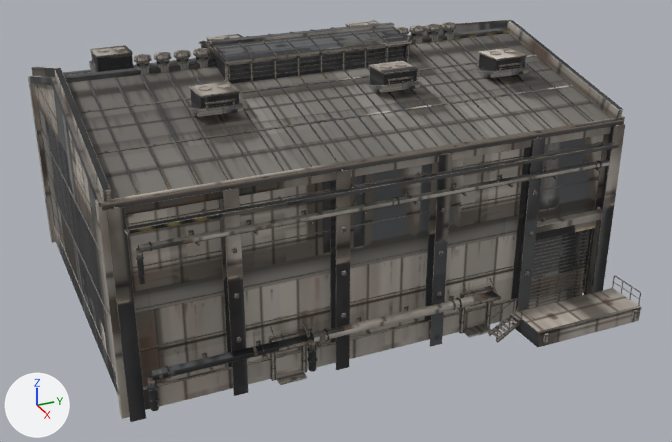
A saved change to the glTF model Scene3D/assets/parts-colony/shedSegment.glb.
Before and after are seen from a 50 mm lens placed at (62.7, -25.8, 35.1), pointed at (3.6, 0.8, 5.5). Arrows for +X, +Y and +Z are at lower left; the lights stay in place. The older version comes first. Vertices at exactly the same position are counted once.

Script lines for the objects in view, before the commit:
```python
me_shedsegment = bpy.data.meshes.new('shedSegment')
me_shedsegment.from_pydata(...)  # 8409 vertices, 12704 faces; spans x -15.4..18.0, y -18.4..18.9, z -0.3..19.4
me_shedsegment.materials.append(mat_colony_shedsegment)
ob_shedsegment = bpy.data.objects.new('shedSegment', me_shedsegment)
ob_shedsegment.location = (0.0, 0.0, 0.0)
```
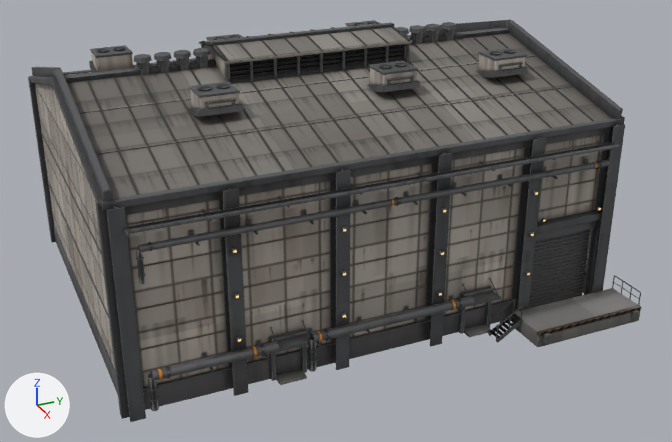
Boxes [x1, y1, x2, y2] around the edits, measured in the pictures (672 x 442 px):
part 1 of me_shedsegment, cut back
    before: [106, 124, 625, 422]
part 2 of me_shedsegment, surface changed
    both: [28, 20, 641, 419]

The change, as a diff of the scene's bpy script:
```diff
--- a/Scene3D/assets/parts-colony/shedSegment.glb.py
+++ b/Scene3D/assets/parts-colony/shedSegment.glb.py
@@ me_shedsegment @@
 # used by ob_shedsegment; location = (0.0, 0.0, 0.0)
-me_shedsegment.from_pydata(...)  # 8409 vertices, 12704 faces; spans x -15.4..18.0, y -18.4..18.9, z -0.3..19.4
+me_shedsegment.from_pydata(...)  # 8300 vertices, 12524 faces; spans x -15.4..18.0, y -18.4..18.9, z -0.3..19.4
+# me_shedsegment part 1: 8 vertices moved within x -13.6..13.6, y -18.0..18.0, z 0.0; 116 vertices removed from x -14.5..14.5, y -18.0..18.0, z 0.0..14.3; 7 vertices added at x -13.6..13.6, y -18.0..18.0, z 14.3..16.7
+# me_shedsegment part 2: 12176 kept faces spanning x -15.4..18.0, y -18.4..18.9, z -0.3..19.4 get new texture (UV) coordinates
 me_shedsegment.materials.append(mat_colony_shedsegment)
```
